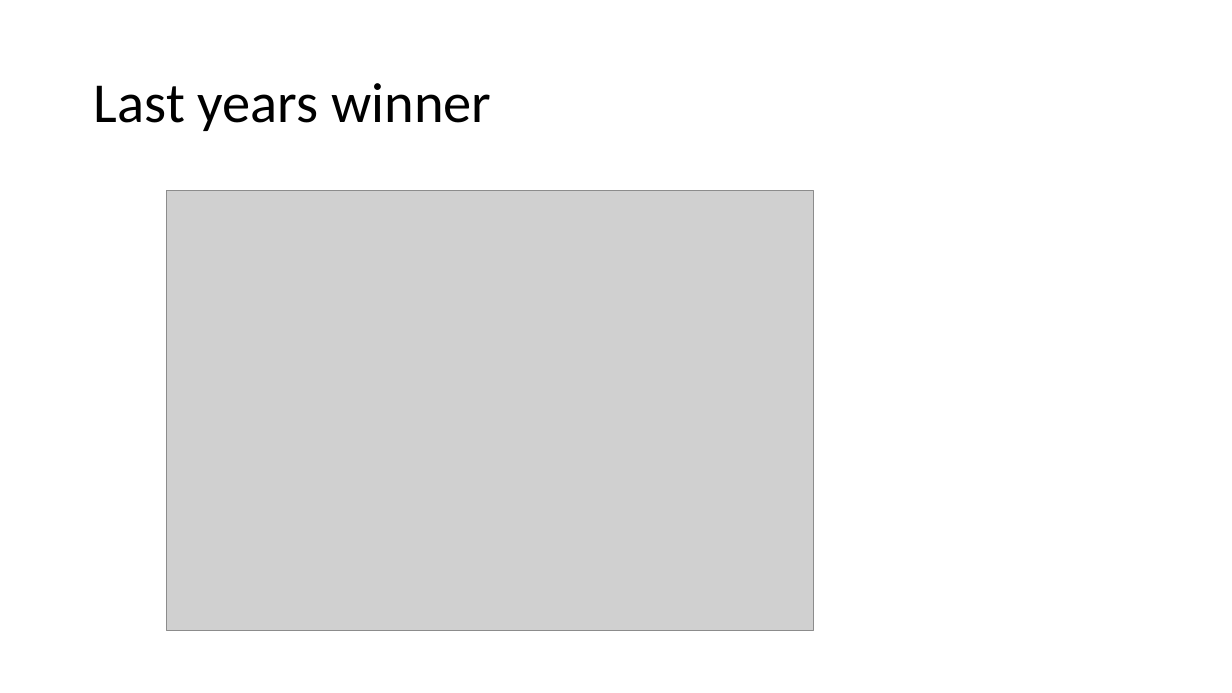
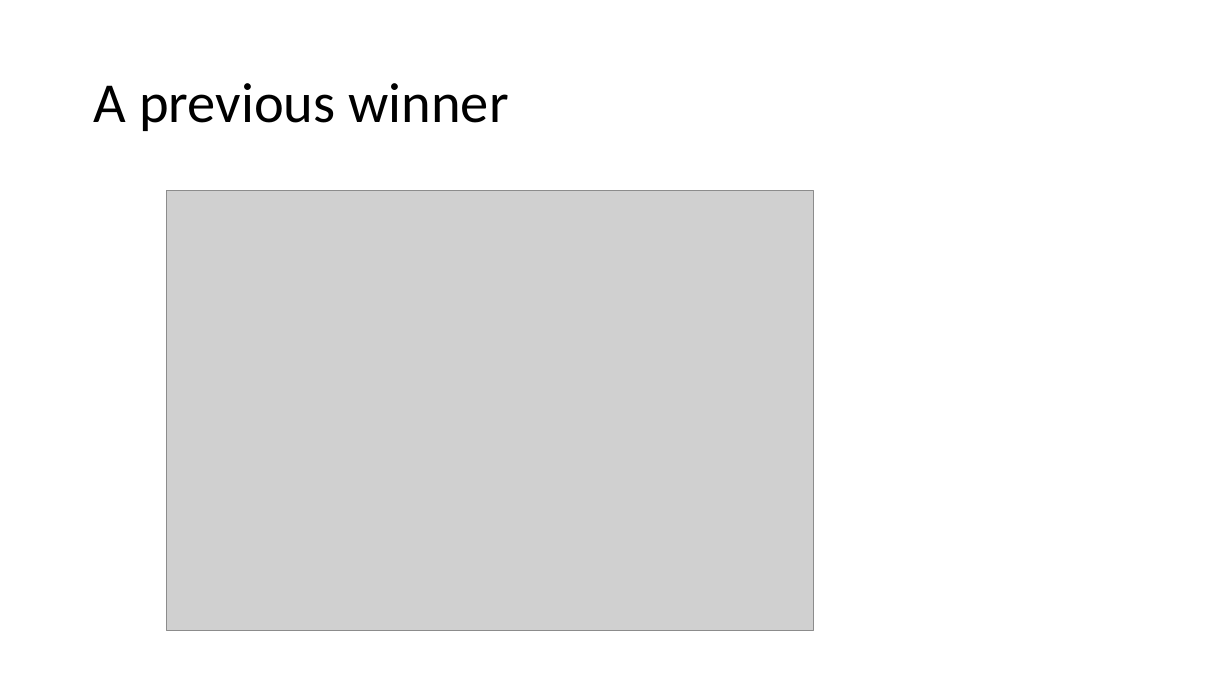
Before and after one commit to VTQuantMethodsEEB/klangwig, a slide deck: slide 6 of lectures/week_10_glms/le10_glms.pptx. Drawn at 1232x693 pixels with LibreOffice and Linux fonts; fonts in the diff are those of the drawing; grey boxes stand for pictures. Boxes give left, top, right and bottom in pixels: in the first picture for what was removed or moved away, otherwise in the second. Text is boxed around its words. In the diff, an @@ line names an element or a change of style, - is before the commit and + after.

```diff
--- a/lectures/week_10_glms/le10_glms.pptx
+++ b/lectures/week_10_glms/le10_glms.pptx
@@ title at bbox=[94, 83, 508, 131]: text changed @@
-Last years winner
+A previous winner
```
Also in this commit, not shown: 6 other slides changed, 5 other files.
